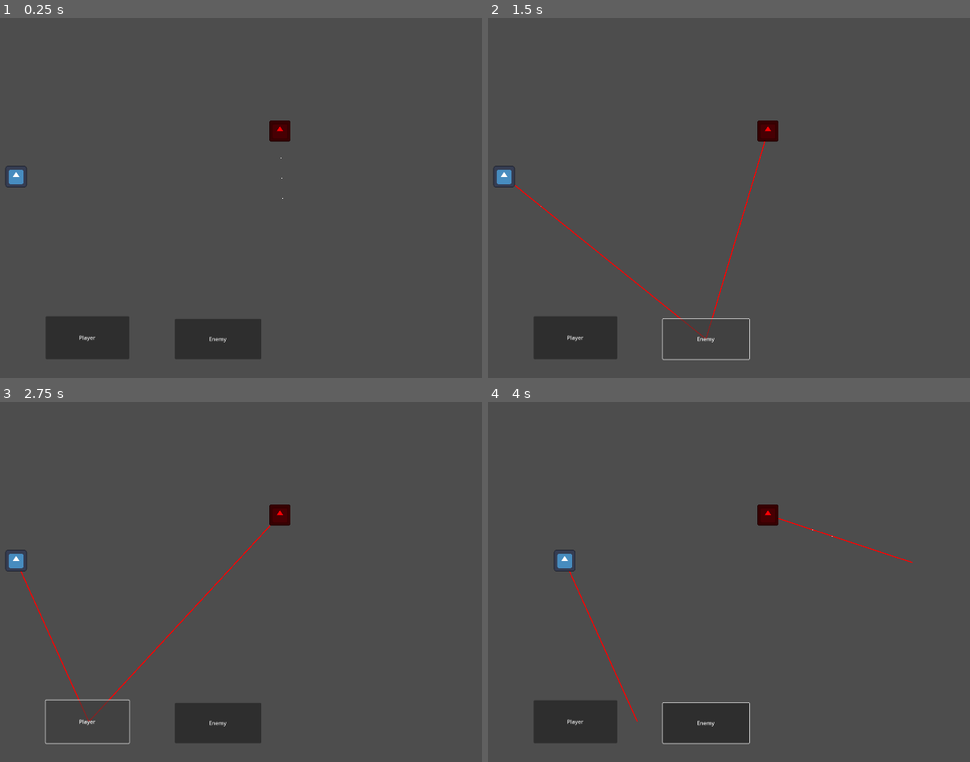
Above: before the commit, frames 1-4 (two rows, left to right).
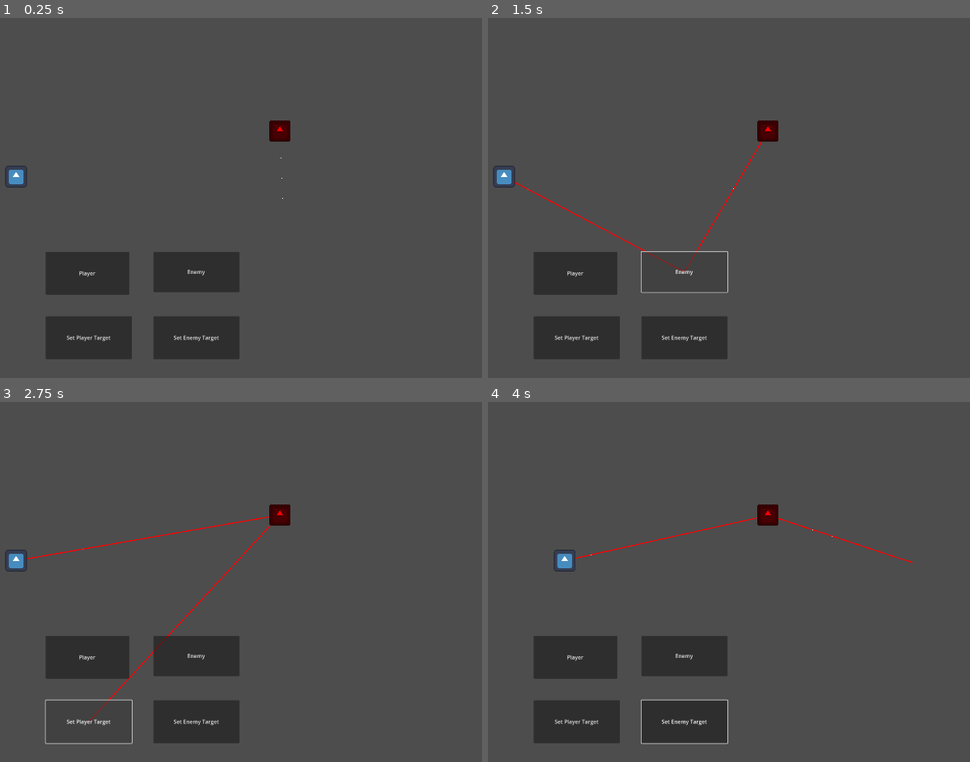
Above: after the commit, the same moments.

Repository: PhillypHenning/Artemis
Game: Godot game, scene res://scenes/testing/los_testing.tscn
Two runs of this game, one before a commit and one after it. Both use one fixed random seed, a clock stepped at 60 frames per second and the inputs below. This scene is started directly instead of the project's main scene. The engine's default icon, where the game draws it, is replaced by a stand-in: a white triangle on a blue panel in a dark square.
Inputs (mouse positions are in pixels of both pictures, inside the frame that each line leads up to):
- Up to frame 1 (0.25 s): no input
- Up to frame 2 (1.5 s): click "Player" at 0.5 s; click "Enemy" at 1.25 s
- Up to frame 3 (2.75 s): click (86, 722) at 2 s, where only the run after the commit has a clickable "Set Player Target"
- Up to frame 4 (4 s): click (685, 722) at 2.75 s, where only the run after the commit has a clickable "Set Enemy Target"; tap Enter at 3.5 s; move the mouse to (912, 564) at 3.52 s; hold D (move_right) from 3.53 s (still down); tap 3 (attack_far) at 3.6 s

The runs differ from the first frame. In frame 1, 5.3% of the frame differs, in the area x 9-55%, y 65-95%; in frame 2, 3.7%; in frame 3, 5.5%; in frame 4, 5.7%, in the area x 9-56%, y 32-96%.

Commit message:
Cleaning up redraw, adding in targetting los testing

Diff:
--- a/scenes/testing/los_testing.tscn
+++ b/scenes/testing/los_testing.tscn
@@ -15,17 +15,33 @@
 
 [node name="Button" type="Button" parent="."]
 offset_left = 256.0
-offset_top = 896.0
+offset_top = 704.0
 offset_right = 504.0
-offset_bottom = 1024.0
+offset_bottom = 832.0
 text = "Player"
 
 [node name="Button2" type="Button" parent="."]
-offset_left = 640.0
-offset_top = 904.0
-offset_right = 896.0
+offset_left = 576.0
+offset_top = 704.0
+offset_right = 832.0
+offset_bottom = 824.0
+text = "Enemy"
+
+[node name="Button3" type="Button" parent="."]
+offset_left = 256.0
+offset_top = 896.0
+offset_right = 512.0
 offset_bottom = 1024.0
-text = "Enemy"
+text = "Set Player Target"
+
+[node name="Button4" type="Button" parent="."]
+offset_left = 576.0
+offset_top = 896.0
+offset_right = 832.0
+offset_bottom = 1024.0
+text = "Set Enemy Target"
 
 [connection signal="pressed" from="Button" to="." method="_on_button_pressed"]
 [connection signal="pressed" from="Button2" to="." method="_on_button_2_pressed"]
+[connection signal="pressed" from="Button3" to="." method="_on_button_3_pressed"]
+[connection signal="pressed" from="Button4" to="." method="_on_button_4_pressed"]
--- a/scripts/combat/creatures/combat_creature_base_class.gd
+++ b/scripts/combat/creatures/combat_creature_base_class.gd
@@ -167,8 +167,6 @@
 # PROCESS FUNCTIONS
 func _process(_delta: float) -> void:
 	_handle_look_at_target()
-	if combat_creature_nodes[DEBUG]:
-		queue_redraw()
 
 
 
@@ -254,7 +252,6 @@
 		draw_line(combat_creature_nodes[TARGETTING].los_raycast.position, combat_creature_nodes[TARGETTING].los_raycast.target_position, Color.RED, 3.0)
 
 func _handle_look_at_target() -> void:
-
 	if !combat_creature_nodes[TARGETTING].enemy_target:
 		var mouse_pos = get_global_mouse_position()
 		combat_creature_nodes[MARKERS].group.node.look_at(mouse_pos)
@@ -262,7 +259,8 @@
 
 	else:
 		combat_creature_nodes[MARKERS].group.node.look_at(combat_creature_nodes[TARGETTING].enemy_target.global_position)
-		combat_creature_nodes[TARGETTING].los_raycast.target_position = combat_creature_nodes[TARGETTING].enemy_target.global_position
+		#combat_creature_nodes[TARGETTING].los_raycast.target_position = combat_creature_nodes[TARGETTING].enemy_target.global_position
+		combat_creature_nodes[TARGETTING].los_raycast.target_position = combat_creature_nodes[TARGETTING].enemy_target.global_position - combat_creature_nodes[TARGETTING].los_raycast.global_position
 
 	if combat_creature_nodes[TARGETTING].los_raycast.is_colliding() and combat_creature_nodes[DEBUG]:
 		var target = combat_creature_nodes[TARGETTING].los_raycast.get_collider() # A CollisionObject2D.
--- a/scripts/combat/testing/los_testing.gd
+++ b/scripts/combat/testing/los_testing.gd
@@ -9,6 +9,10 @@
 	player = find_child("PlayerControlledCreature")
 	enemy = find_child("TargetDummy")
 
+func _process(_delta):
+	player.queue_redraw()
+	enemy.queue_redraw()
+
 
 func _on_button_pressed():
 	player.combat_creature_nodes[player.DEBUG] = !player.combat_creature_nodes[player.DEBUG]
@@ -16,3 +20,17 @@
 
 func _on_button_2_pressed():
 	enemy.combat_creature_nodes[enemy.DEBUG] = !enemy.combat_creature_nodes[enemy.DEBUG]
+
+
+func _on_button_3_pressed():
+	if !player.combat_creature_nodes[player.TARGETTING].enemy_target:
+		player.combat_creature_nodes[player.TARGETTING].enemy_target = enemy
+	else:
+		player.combat_creature_nodes[player.TARGETTING].enemy_target = null
+
+
+func _on_button_4_pressed():
+	if !enemy.combat_creature_nodes[enemy.TARGETTING].enemy_target:
+		enemy.combat_creature_nodes[enemy.TARGETTING].enemy_target = player
+	else:
+		enemy.combat_creature_nodes[enemy.TARGETTING].enemy_target = null
